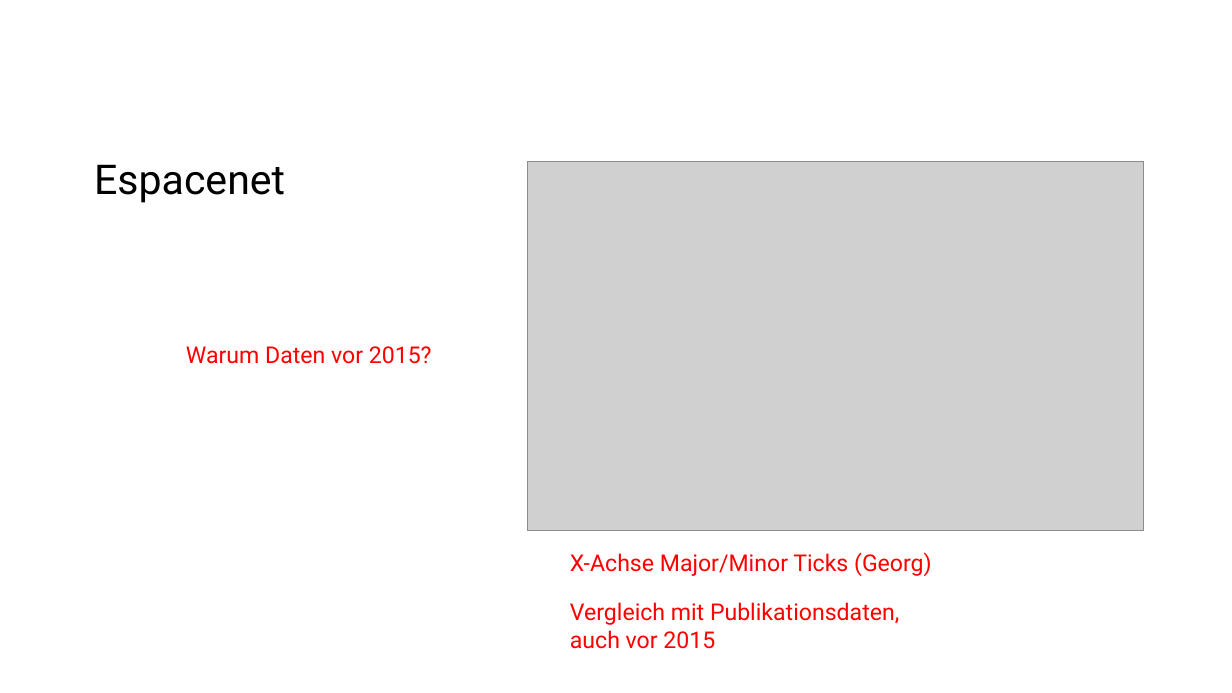
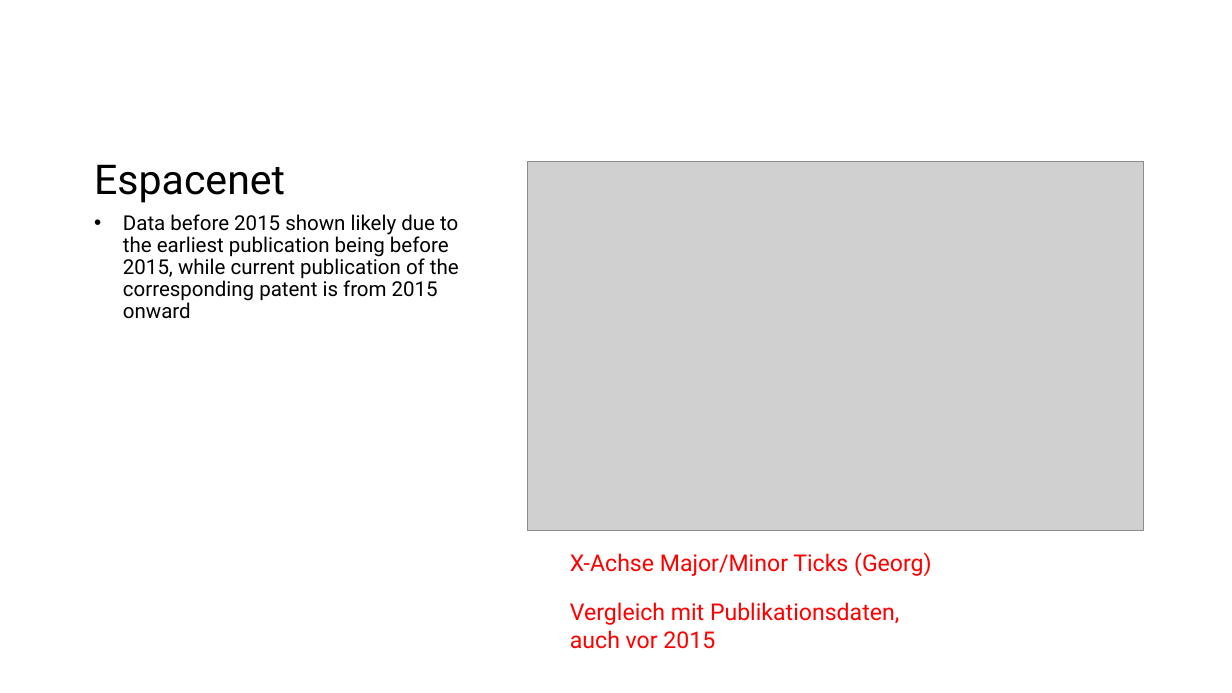
Before and after one commit to GMPuntigam/DataDrivenForesight, a slide deck: slide 15 of presentation/DataDrivenForesight.pptx (slide 14 before the commit). Drawn at 1232x693 pixels with LibreOffice and Linux fonts; fonts in the diff are those of the drawing; grey boxes stand for pictures. Boxes give left, top, right and bottom in pixels: in the first picture for what was removed or moved away, otherwise in the second. Text is boxed around its words. In the diff, an @@ line names an element or a change of style, - is before the commit and + after.

```diff
--- a/presentation/DataDrivenForesight.pptx
+++ b/presentation/DataDrivenForesight.pptx
@@ text added at (x1=123, y1=214, x2=459, y2=319), 16 pt, text #000000 @@
+• Data before 2015 shown likely due to the earliest publication being before 2015, while current publication of the corresponding patent is from 2015 onward
@@ text removed at (x1=186, y1=346, x2=432, y2=364) @@
-Warum Daten vor 2015?
```
Also in this commit, not shown: 2 other slides changed, 1 slide added.
